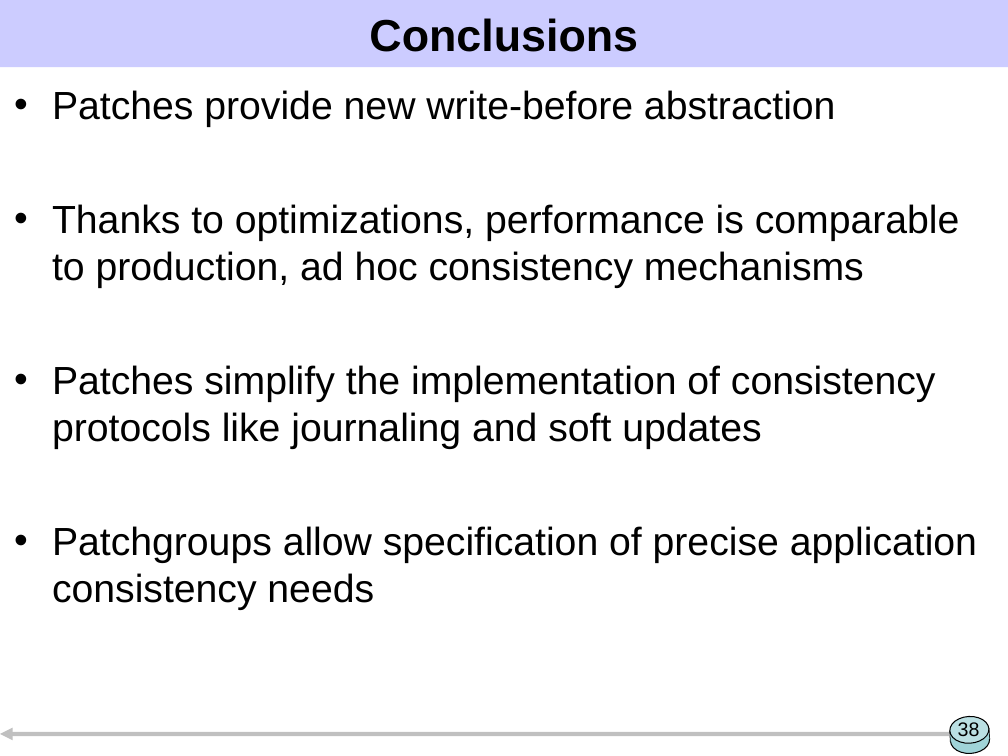
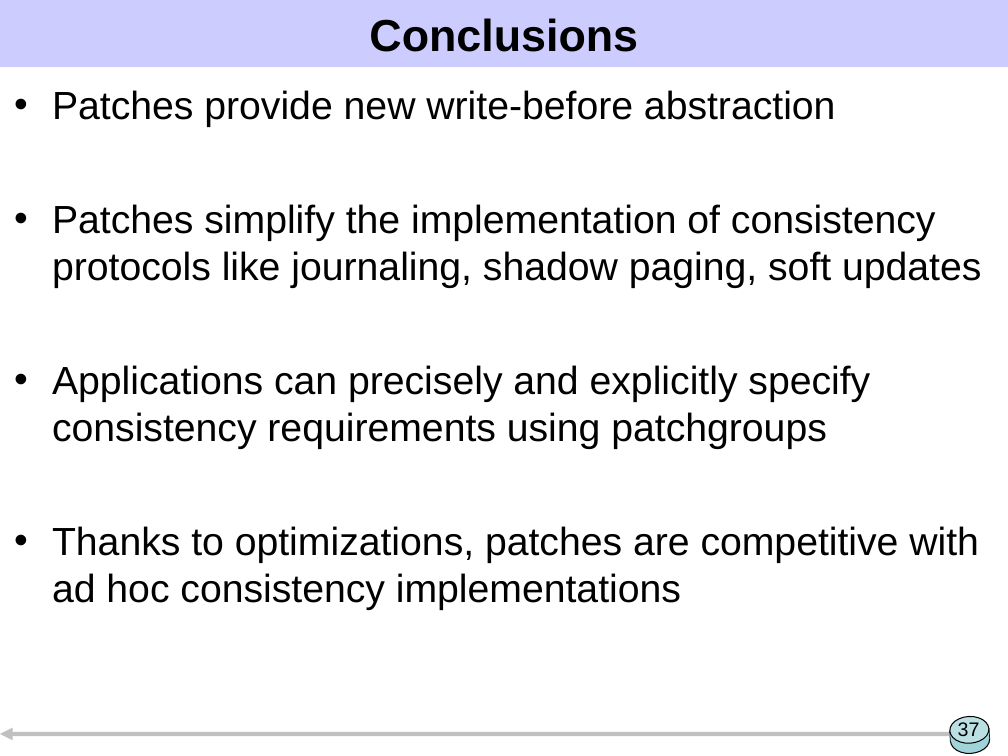
Before and after one commit to ucla-readable/fstitch-doc, a slide deck: slide 37 of sosp/pres.ppt (slide 38 before the commit). Drawn at 1008x756 pixels with LibreOffice and Linux fonts; fonts in the diff are those of the drawing. Boxes give left, top, right and bottom in pixels: in the first picture for what was removed or moved away, otherwise in the second. Text is boxed around its words. In the diff, an @@ line names an element or a change of style, - is before the commit and + after.

```diff
--- a/sosp/pres.ppt
+++ b/sosp/pres.ppt
@@ text at [52, 204, 981, 610]: text changed @@
-• Thanks to optimizations, performance is comparable to production, ad hoc consistency mechanisms
-• Patches simplify the implementation of consistency protocols like journaling and soft updates
-• Patchgroups allow specification of precise application consistency needs
+• Patches simplify the implementation of consistency protocols like journaling, shadow paging, soft updates
+• Applications can precisely and explicitly specify consistency requirements using patchgroups
+• Thanks to optimizations, patches are competitive with ad hoc consistency implementations
@@ page number at [958, 722, 980, 741]: text changed @@
-38
+37
```
Also in this commit, not shown: 23 other slides changed, 3 slides added, 2 slides removed.
